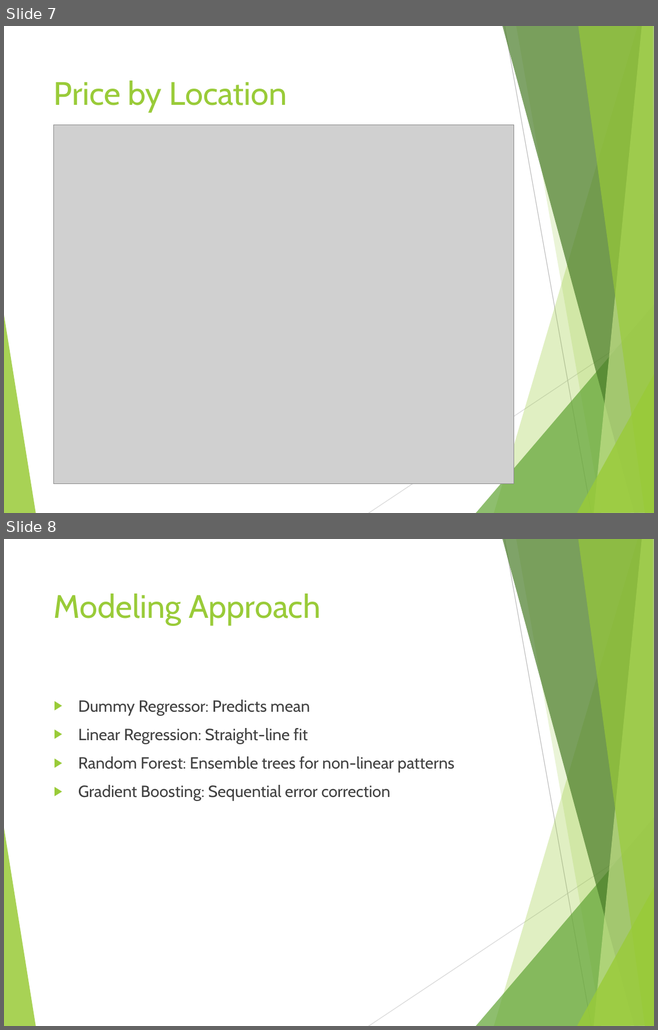
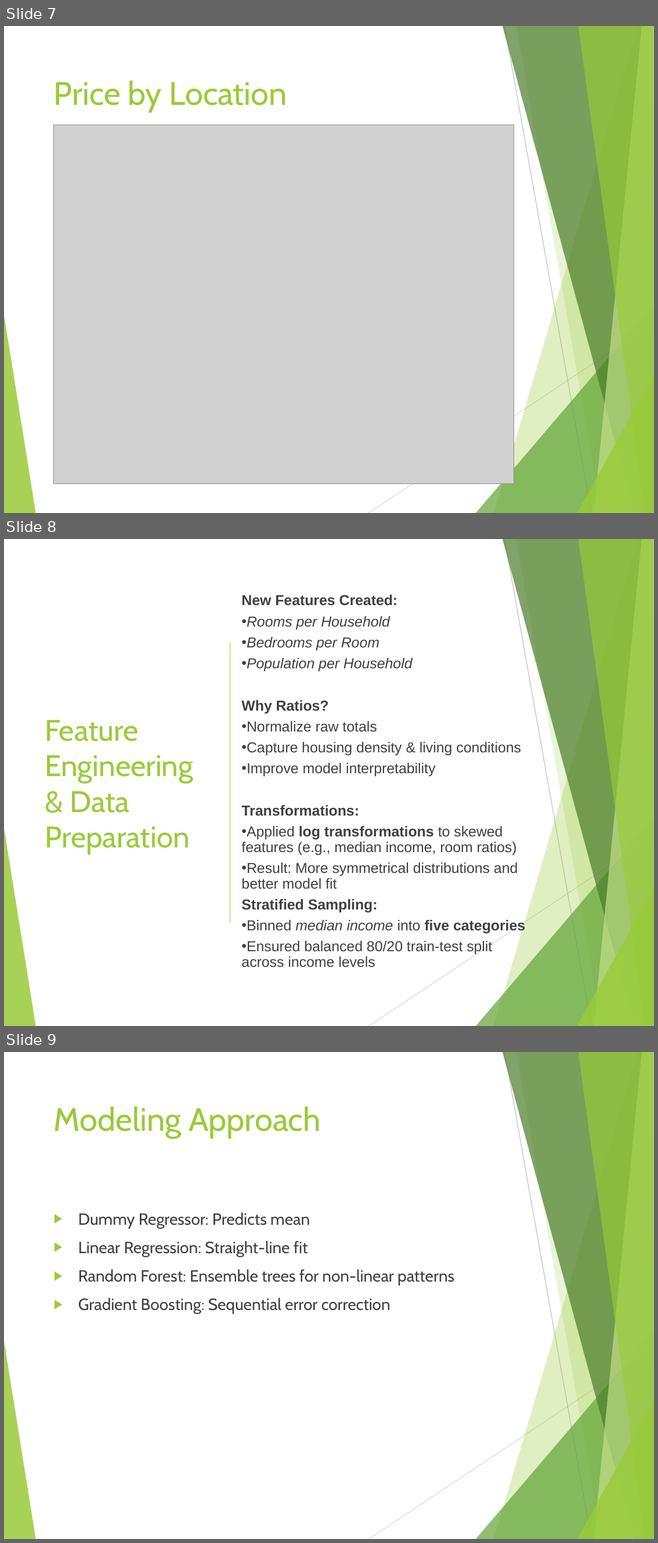
Before and after one commit to adibsob/5509-final-project, a slide deck: California_Housing_Price_Prediction.pptx. Shown one above the other, each under a label of ours: slides 7 and 8 before the commit, slides 7, 8 and 9 after it. The pictures are 658x1030 and 658x1543 pixels, drawn with LibreOffice and Linux fonts; fonts in the diff are those of the drawing; grey boxes stand for pictures. Boxes give left, top, right and bottom in pixels: in the first picture for what was removed or moved away, otherwise in the second. Text is boxed around its words. In the diff, an @@ line names an element or a change of style, - is before the commit and + after.

```diff
--- a/California_Housing_Price_Prediction.pptx
+++ b/California_Housing_Price_Prediction.pptx
@@ slide 8 added at bbox=[4, 539, 654, 1026], background #FFFFFF; not listed: 10 template elements that a slide beside it also shows @@
@@ text added at bbox=[241, 595, 525, 968], 16 pt, text #404040 @@
+New Features Created:
+• Rooms per Household
+• Bedrooms per Room
+• Population per Household
+Why Ratios?
+• Normalize raw totals
+• Capture housing density & living conditions
+• Improve model interpretability
+Transformations:
+• Applied log transformations to skewed features (e.g., median income, room ratios)
+• Result: More symmetrical distributions and better model fit
+Stratified Sampling:
+• Binned median income into five categories
+• Ensured balanced 80/20 train-test split across income levels
@@ line added from (230, 643) to (230, 922), #99CB38 1 pt @@
@@ title added at bbox=[45, 720, 193, 854], 33 pt, text #99CB38 @@
+Feature Engineering & Data Preparation
@@ what was slide 8 is now slide 9 @@
```
Also in this commit, not shown: 4 slides changed, 1 other slide added, 1 slide removed.
